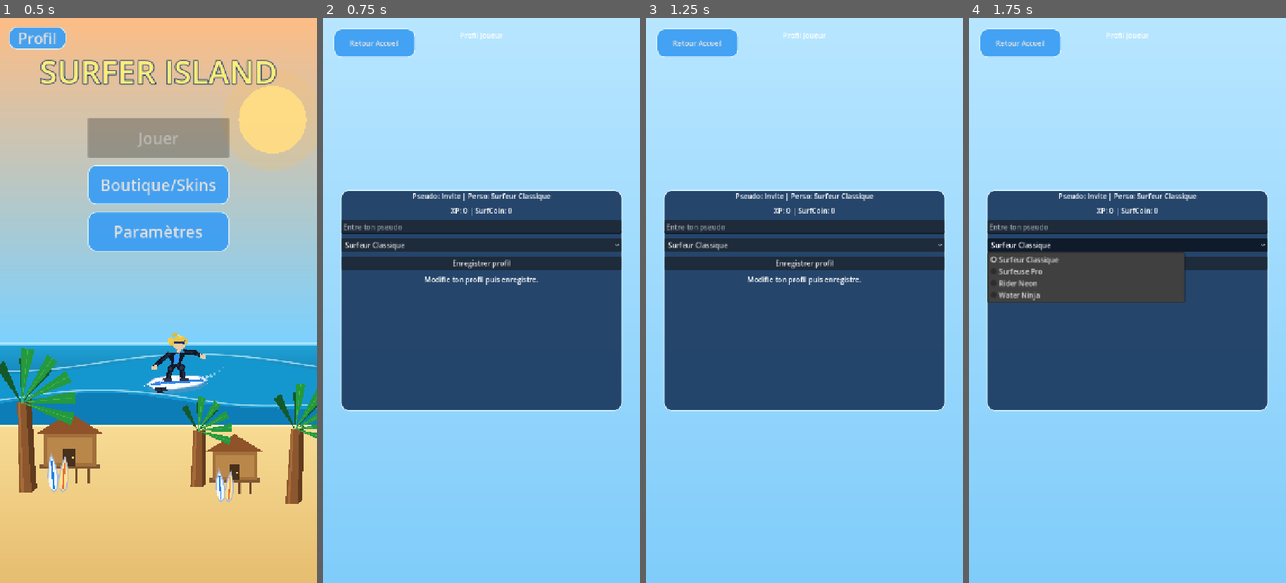
Above: before the commit, frames 1-4 (left to right).
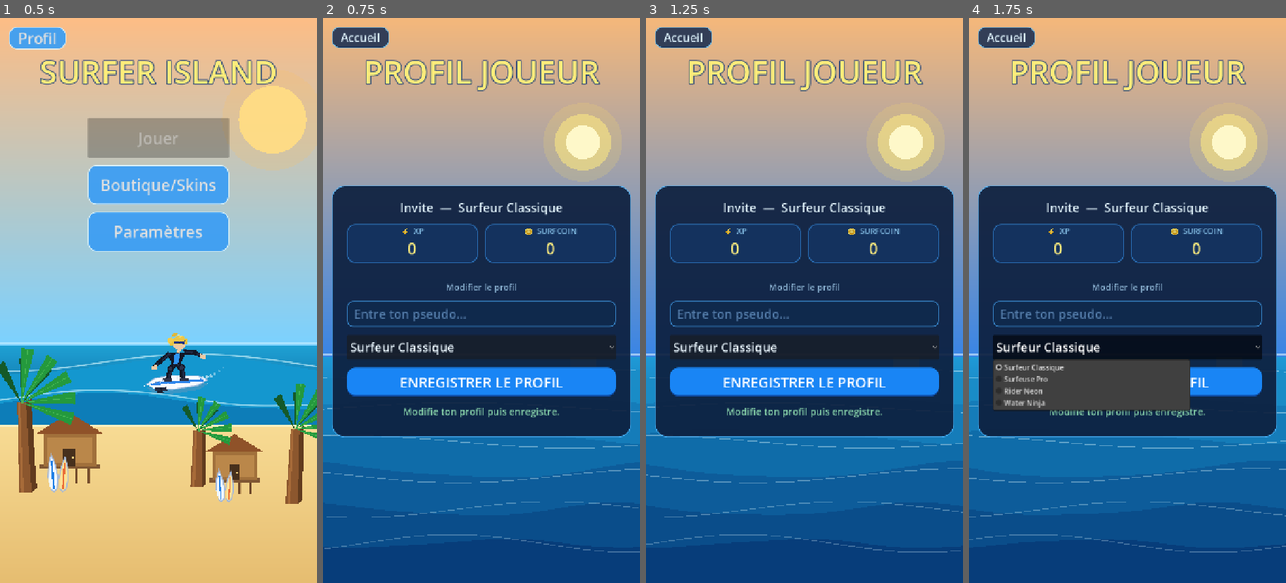
Above: after the commit, the same moments.

Repository: ClemL06/SurfGame
Game: Godot game, scene res://scenes/ui/MainMenu.tscn
The game is run twice, just before and just after one commit, with the same random seed, the same clock (stepped at 60 frames per second) and the same inputs.
Inputs (mouse positions are in pixels of both pictures, inside the frame that each line leads up to):
- Up to frame 1 (0.5 s): no input
- Up to frame 2 (0.75 s): click (500, 362) at 0.5 s
- Up to frame 3 (1.25 s): no input
- Up to frame 4 (1.75 s): click "Surfeur Classique" at 1.25 s

Frame 1 is identical in both runs. In frame 2, 96% of the frame differs, in the area x 0-100%, y 0-100%; in frame 3, 96%; in frame 4, 98%.

Commit message:
page profil

Diff:
--- a/nouveau-projet-de-jeu/scenes/ui/ProfilePage.tscn
+++ b/nouveau-projet-de-jeu/scenes/ui/ProfilePage.tscn
@@ -3,7 +3,19 @@
 [ext_resource type="Script" path="res://scripts/ui/profile_page.gd" id="1"]
 
 [sub_resource type="StyleBoxFlat" id="StyleBoxFlat_panel"]
-bg_color = Color(0.12, 0.24, 0.39, 0.95)
+bg_color = Color(0.05, 0.12, 0.24, 0.92)
+corner_radius_top_left = 28
+corner_radius_top_right = 28
+corner_radius_bottom_right = 28
+corner_radius_bottom_left = 28
+border_width_left = 2
+border_width_top = 2
+border_width_right = 2
+border_width_bottom = 2
+border_color = Color(0.30, 0.72, 1.0, 0.80)
+
+[sub_resource type="StyleBoxFlat" id="StyleBoxFlat_stat_card"]
+bg_color = Color(0.08, 0.20, 0.38, 0.90)
 corner_radius_top_left = 18
 corner_radius_top_right = 18
 corner_radius_bottom_right = 18
@@ -12,31 +24,98 @@
 border_width_top = 2
 border_width_right = 2
 border_width_bottom = 2
-border_color = Color(0.9, 0.97, 1, 0.95)
-
-[sub_resource type="StyleBoxFlat" id="StyleBoxFlat_profile_tab"]
-bg_color = Color(0.24, 0.62, 0.95, 0.95)
-corner_radius_top_left = 18
-corner_radius_top_right = 18
-corner_radius_bottom_right = 18
-corner_radius_bottom_left = 18
-border_width_left = 2
-border_width_top = 2
-border_width_right = 2
-border_width_bottom = 2
-border_color = Color(0.86, 0.96, 1, 0.9)
-
-[sub_resource type="StyleBoxFlat" id="StyleBoxFlat_profile_tab_hover"]
-bg_color = Color(0.30, 0.70, 1, 0.98)
-corner_radius_top_left = 18
-corner_radius_top_right = 18
-corner_radius_bottom_right = 18
-corner_radius_bottom_left = 18
-border_width_left = 2
-border_width_top = 2
-border_width_right = 2
-border_width_bottom = 2
-border_color = Color(0.93, 0.99, 1, 0.95)
+border_color = Color(0.22, 0.62, 1.0, 0.60)
+
+[sub_resource type="StyleBoxFlat" id="StyleBoxFlat_input"]
+bg_color = Color(0.06, 0.16, 0.30, 0.95)
+corner_radius_top_left = 14
+corner_radius_top_right = 14
+corner_radius_bottom_right = 14
+corner_radius_bottom_left = 14
+border_width_left = 2
+border_width_top = 2
+border_width_right = 2
+border_width_bottom = 2
+border_color = Color(0.28, 0.68, 1.0, 0.70)
+content_margin_left = 16.0
+content_margin_top = 10.0
+content_margin_right = 16.0
+content_margin_bottom = 10.0
+
+[sub_resource type="StyleBoxFlat" id="StyleBoxFlat_input_focus"]
+bg_color = Color(0.06, 0.18, 0.36, 0.98)
+corner_radius_top_left = 14
+corner_radius_top_right = 14
+corner_radius_bottom_right = 14
+corner_radius_bottom_left = 14
+border_width_left = 2
+border_width_top = 2
+border_width_right = 2
+border_width_bottom = 2
+border_color = Color(0.40, 0.82, 1.0, 1.0)
+content_margin_left = 16.0
+content_margin_top = 10.0
+content_margin_right = 16.0
+content_margin_bottom = 10.0
+
+[sub_resource type="StyleBoxFlat" id="StyleBoxFlat_save_btn"]
+bg_color = Color(0.10, 0.52, 0.96, 1.0)
+corner_radius_top_left = 20
+corner_radius_top_right = 20
+corner_radius_bottom_right = 20
+corner_radius_bottom_left = 20
+border_width_left = 0
+border_width_top = 0
+border_width_right = 0
+border_width_bottom = 4
+border_color = Color(0.06, 0.30, 0.65, 1.0)
+content_margin_left = 0.0
+content_margin_top = 4.0
+content_margin_right = 0.0
+content_margin_bottom = 4.0
+
+[sub_resource type="StyleBoxFlat" id="StyleBoxFlat_save_btn_hover"]
+bg_color = Color(0.18, 0.64, 1.0, 1.0)
+corner_radius_top_left = 20
+corner_radius_top_right = 20
+corner_radius_bottom_right = 20
+corner_radius_bottom_left = 20
+border_width_left = 0
+border_width_top = 0
+border_width_right = 0
+border_width_bottom = 4
+border_color = Color(0.08, 0.38, 0.78, 1.0)
+
+[sub_resource type="StyleBoxFlat" id="StyleBoxFlat_save_btn_pressed"]
+bg_color = Color(0.06, 0.40, 0.80, 1.0)
+corner_radius_top_left = 20
+corner_radius_top_right = 20
+corner_radius_bottom_right = 20
+corner_radius_bottom_left = 20
+
+[sub_resource type="StyleBoxFlat" id="StyleBoxFlat_back_btn"]
+bg_color = Color(0.10, 0.18, 0.32, 0.88)
+corner_radius_top_left = 16
+corner_radius_top_right = 16
+corner_radius_bottom_right = 16
+corner_radius_bottom_left = 16
+border_width_left = 2
+border_width_top = 2
+border_width_right = 2
+border_width_bottom = 2
+border_color = Color(0.36, 0.76, 1.0, 0.80)
+
+[sub_resource type="StyleBoxFlat" id="StyleBoxFlat_back_btn_hover"]
+bg_color = Color(0.16, 0.28, 0.50, 0.95)
+corner_radius_top_left = 16
+corner_radius_top_right = 16
+corner_radius_bottom_right = 16
+corner_radius_bottom_left = 16
+border_width_left = 2
+border_width_top = 2
+border_width_right = 2
+border_width_bottom = 2
+border_color = Color(0.50, 0.88, 1.0, 0.95)
 
 [node name="ProfilePage" type="Control"]
 layout_mode = 3
@@ -51,16 +130,35 @@
 anchor_right = 1.0
 anchor_bottom = 1.0
 
+[node name="BackButton" type="Button" parent="Root"]
+unique_name_in_owner = true
+layout_mode = 1
+offset_left = 20.0
+offset_top = 20.0
+offset_right = 150.0
+offset_bottom = 68.0
+theme_override_styles/normal = SubResource("StyleBoxFlat_back_btn")
+theme_override_styles/hover = SubResource("StyleBoxFlat_back_btn_hover")
+theme_override_styles/pressed = SubResource("StyleBoxFlat_back_btn_hover")
+theme_override_colors/font_color = Color(0.88, 0.96, 1.0, 1.0)
+theme_override_colors/font_hover_color = Color(1.0, 1.0, 1.0, 1.0)
+theme_override_font_sizes/font_size = 26
+text = "Accueil"
+
 [node name="Title" type="Label" parent="Root"]
 layout_mode = 1
 anchors_preset = 10
 anchor_left = 0.5
 anchor_right = 0.5
-offset_left = -260.0
-offset_top = 28.0
-offset_right = 260.0
-offset_bottom = 88.0
-text = "Profil Joueur"
+offset_left = -320.0
+offset_top = 72.0
+offset_right = 320.0
+offset_bottom = 162.0
+theme_override_colors/font_color = Color(0.99, 0.93, 0.48, 1.0)
+theme_override_colors/font_outline_color = Color(0.12, 0.25, 0.47, 1.0)
+theme_override_constants/outline_size = 8
+theme_override_font_sizes/font_size = 72
+text = "PROFIL JOUEUR"
 horizontal_alignment = 1
 
 [node name="Panel" type="PanelContainer" parent="Root"]
@@ -70,56 +168,140 @@
 anchor_top = 0.5
 anchor_right = 0.5
 anchor_bottom = 0.5
-offset_left = -320.0
-offset_top = -250.0
-offset_right = 320.0
-offset_bottom = 250.0
+offset_left = -340.0
+offset_top = -260.0
+offset_right = 340.0
+offset_bottom = 310.0
 theme_override_styles/panel = SubResource("StyleBoxFlat_panel")
 
-[node name="VBox" type="VBoxContainer" parent="Root/Panel"]
-layout_mode = 2
-theme_override_constants/separation = 10
-
-[node name="ProfileInfoLabel" type="Label" parent="Root/Panel/VBox"]
-unique_name_in_owner = true
-layout_mode = 2
+[node name="Margin" type="MarginContainer" parent="Root/Panel"]
+layout_mode = 2
+theme_override_constants/margin_left = 32
+theme_override_constants/margin_top = 28
+theme_override_constants/margin_right = 32
+theme_override_constants/margin_bottom = 28
+
+[node name="VBox" type="VBoxContainer" parent="Root/Panel/Margin"]
+layout_mode = 2
+theme_override_constants/separation = 18
+
+[node name="ProfileInfoLabel" type="Label" parent="Root/Panel/Margin/VBox"]
+unique_name_in_owner = true
+layout_mode = 2
+theme_override_colors/font_color = Color(0.90, 0.97, 1.0, 1.0)
+theme_override_font_sizes/font_size = 28
 text = "Pseudo: - | Perso: -"
 horizontal_alignment = 1
 
-[node name="ProgressLabel" type="Label" parent="Root/Panel/VBox"]
-unique_name_in_owner = true
-layout_mode = 2
-text = "XP: 0 | SurfCoin: 0"
-horizontal_alignment = 1
-
-[node name="PseudoInput" type="LineEdit" parent="Root/Panel/VBox"]
-unique_name_in_owner = true
-layout_mode = 2
-placeholder_text = "Entre ton pseudo"
-
-[node name="CharacterOption" type="OptionButton" parent="Root/Panel/VBox"]
-unique_name_in_owner = true
-layout_mode = 2
-
-[node name="SaveButton" type="Button" parent="Root/Panel/VBox"]
-unique_name_in_owner = true
-layout_mode = 2
-text = "Enregistrer profil"
-
-[node name="StatusLabel" type="Label" parent="Root/Panel/VBox"]
-unique_name_in_owner = true
-layout_mode = 2
+[node name="StatsRow" type="HBoxContainer" parent="Root/Panel/Margin/VBox"]
+layout_mode = 2
+theme_override_constants/separation = 16
+
+[node name="XPCard" type="PanelContainer" parent="Root/Panel/Margin/VBox/StatsRow"]
+layout_mode = 2
+size_flags_horizontal = 3
+theme_override_styles/panel = SubResource("StyleBoxFlat_stat_card")
+custom_minimum_size = Vector2(0, 88)
+
+[node name="XPVBox" type="VBoxContainer" parent="Root/Panel/Margin/VBox/StatsRow/XPCard"]
+layout_mode = 2
+theme_override_constants/separation = 2
+
+[node name="XPTitle" type="Label" parent="Root/Panel/Margin/VBox/StatsRow/XPCard/XPVBox"]
+layout_mode = 2
+theme_override_colors/font_color = Color(0.60, 0.85, 1.0, 0.85)
+theme_override_font_sizes/font_size = 18
+text = "⚡  XP"
+horizontal_alignment = 1
+
+[node name="XPLabel" type="Label" parent="Root/Panel/Margin/VBox/StatsRow/XPCard/XPVBox"]
+unique_name_in_owner = true
+layout_mode = 2
+theme_override_colors/font_color = Color(0.99, 0.93, 0.48, 1.0)
+theme_override_colors/font_outline_color = Color(0.08, 0.20, 0.44, 1.0)
+theme_override_constants/outline_size = 4
+theme_override_font_sizes/font_size = 36
+text = "0"
+horizontal_alignment = 1
+
+[node name="CoinCard" type="PanelContainer" parent="Root/Panel/Margin/VBox/StatsRow"]
+layout_mode = 2
+size_flags_horizontal = 3
+theme_override_styles/panel = SubResource("StyleBoxFlat_stat_card")
+custom_minimum_size = Vector2(0, 88)
+
+[node name="CoinVBox" type="VBoxContainer" parent="Root/Panel/Margin/VBox/StatsRow/CoinCard"]
+layout_mode = 2
+theme_override_constants/separation = 2
+
+[node name="CoinTitle" type="Label" parent="Root/Panel/Margin/VBox/StatsRow/CoinCard/CoinVBox"]
+layout_mode = 2
+theme_override_colors/font_color = Color(0.60, 0.85, 1.0, 0.85)
+theme_override_font_sizes/font_size = 18
+text = "🪙  SURFCOIN"
+horizontal_alignment = 1
+
+[node name="CoinLabel" type="Label" parent="Root/Panel/Margin/VBox/StatsRow/CoinCard/CoinVBox"]
+unique_name_in_owner = true
+layout_mode = 2
+theme_override_colors/font_color = Color(0.99, 0.93, 0.48, 1.0)
+theme_override_colors/font_outline_color = Color(0.08, 0.20, 0.44, 1.0)
+theme_override_constants/outline_size = 4
+theme_override_font_sizes/font_size = 36
+text = "0"
+horizontal_alignment = 1
+
+[node name="Separator" type="HSeparator" parent="Root/Panel/Margin/VBox"]
+layout_mode = 2
+theme_override_colors/separator_color = Color(0.28, 0.62, 1.0, 0.40)
+
+[node name="FormLabel" type="Label" parent="Root/Panel/Margin/VBox"]
+layout_mode = 2
+theme_override_colors/font_color = Color(0.70, 0.88, 1.0, 0.80)
+theme_override_font_sizes/font_size = 20
+text = "Modifier le profil"
+horizontal_alignment = 1
+
+[node name="PseudoInput" type="LineEdit" parent="Root/Panel/Margin/VBox"]
+unique_name_in_owner = true
+layout_mode = 2
+custom_minimum_size = Vector2(0, 56)
+theme_override_styles/normal = SubResource("StyleBoxFlat_input")
+theme_override_styles/focus = SubResource("StyleBoxFlat_input_focus")
+theme_override_colors/font_color = Color(0.92, 0.97, 1.0, 1.0)
+theme_override_colors/font_placeholder_color = Color(0.50, 0.70, 0.90, 0.60)
+theme_override_font_sizes/font_size = 28
+placeholder_text = "Entre ton pseudo..."
+
+[node name="CharacterOption" type="OptionButton" parent="Root/Panel/Margin/VBox"]
+unique_name_in_owner = true
+layout_mode = 2
+custom_minimum_size = Vector2(0, 56)
+theme_override_colors/font_color = Color(0.92, 0.97, 1.0, 1.0)
+theme_override_font_sizes/font_size = 28
+
+[node name="SaveButton" type="Button" parent="Root/Panel/Margin/VBox"]
+unique_name_in_owner = true
+layout_mode = 2
+custom_minimum_size = Vector2(0, 66)
+theme_override_styles/normal = SubResource("StyleBoxFlat_save_btn")
+theme_override_styles/hover = SubResource("StyleBoxFlat_save_btn_hover")
+theme_override_styles/pressed = SubResource("StyleBoxFlat_save_btn_pressed")
+theme_override_colors/font_color = Color(1.0, 1.0, 1.0, 1.0)
+theme_override_colors/font_hover_color = Color(1.0, 1.0, 1.0, 1.0)
+theme_override_font_sizes/font_size = 32
+text = "ENREGISTRER LE PROFIL"
+
+[node name="StatusLabel" type="Label" parent="Root/Panel/Margin/VBox"]
+unique_name_in_owner = true
+layout_mode = 2
+theme_override_colors/font_color = Color(0.60, 0.92, 0.72, 0.90)
+theme_override_font_sizes/font_size = 22
 text = "Modifie ton profil puis enregistre."
 horizontal_alignment = 1
 
-[node name="BackButton" type="Button" parent="Root"]
-unique_name_in_owner = true
-layout_mode = 1
-offset_left = 24.0
-offset_top = 24.0
-offset_right = 210.0
-offset_bottom = 90.0
-theme_override_styles/normal = SubResource("StyleBoxFlat_profile_tab")
-theme_override_styles/hover = SubResource("StyleBoxFlat_profile_tab_hover")
-theme_override_styles/pressed = SubResource("StyleBoxFlat_profile_tab_hover")
-text = "Retour Accueil"
+[node name="ProgressLabel" type="Label" parent="Root/Panel/Margin/VBox"]
+unique_name_in_owner = true
+layout_mode = 2
+visible = false
+text = ""
--- a/nouveau-projet-de-jeu/scripts/ui/profile_page.gd
+++ b/nouveau-projet-de-jeu/scripts/ui/profile_page.gd
@@ -1,12 +1,14 @@
 extends Control
 
 @onready var profile_info_label: Label = %ProfileInfoLabel
-@onready var progress_label: Label = %ProgressLabel
-@onready var pseudo_input: LineEdit = %PseudoInput
+@onready var progress_label: Label     = %ProgressLabel
+@onready var xp_label: Label           = %XPLabel
+@onready var coin_label: Label         = %CoinLabel
+@onready var pseudo_input: LineEdit    = %PseudoInput
 @onready var character_option: OptionButton = %CharacterOption
-@onready var save_button: Button = %SaveButton
-@onready var status_label: Label = %StatusLabel
-@onready var back_button: Button = %BackButton
+@onready var save_button: Button       = %SaveButton
+@onready var status_label: Label       = %StatusLabel
+@onready var back_button: Button       = %BackButton
 
 func _ready() -> void:
 	_setup_character_choices()
@@ -20,11 +22,52 @@
 
 func _draw() -> void:
 	var size := get_viewport_rect().size
+	if size.x <= 0.0 or size.y <= 0.0:
+		return
+
+	var t: float = float(Time.get_ticks_msec()) * 0.001
+
+	# Ciel (coucher de soleil -> bleu ocean).
+	_draw_gradient_rect(Rect2(Vector2.ZERO, Vector2(size.x, size.y * 0.60)),
+		Color(0.96, 0.72, 0.48), Color(0.22, 0.52, 0.90))
+
+	# Soleil.
+	var sun := Vector2(size.x * 0.82, size.y * 0.22)
+	draw_circle(sun, size.y * 0.07, Color(1.0, 0.88, 0.38, 0.18))
+	draw_circle(sun, size.y * 0.05, Color(1.0, 0.92, 0.50, 0.55))
+	draw_circle(sun, size.y * 0.03, Color(1.0, 0.98, 0.80, 0.95))
+
+	# Ocean (fond complet jusqu'en bas).
+	_draw_gradient_rect(Rect2(Vector2(0.0, size.y * 0.60), Vector2(size.x, size.y * 0.40)),
+		Color(0.12, 0.60, 0.84), Color(0.02, 0.18, 0.42))
+
+	# Reflet soleil sur l'eau.
 	_draw_gradient_rect(
-		Rect2(Vector2.ZERO, size),
-		Color(0.72, 0.90, 1.0),
-		Color(0.50, 0.80, 0.98)
-	)
+		Rect2(Vector2(sun.x - size.x * 0.04, size.y * 0.60), Vector2(size.x * 0.08, size.y * 0.40)),
+		Color(1.0, 0.88, 0.38, 0.42), Color(1.0, 0.60, 0.10, 0.0))
+
+	# Vagues (du plus profond au premier plan).
+	_draw_wave(size, size.y * 0.63, 10.0, 220.0, 0.38, Color(0.10, 0.55, 0.78, 0.90), size.y, t)
+	_draw_wave(size, size.y * 0.68, 13.0, 180.0, 0.52, Color(0.08, 0.48, 0.72, 0.92), size.y, t + 1.2)
+	_draw_wave(size, size.y * 0.74, 16.0, 155.0, 0.70, Color(0.06, 0.42, 0.66, 0.94), size.y, t + 0.5)
+	_draw_wave(size, size.y * 0.80, 18.0, 135.0, 0.88, Color(0.05, 0.36, 0.60, 0.96), size.y, t + 2.0)
+	_draw_wave(size, size.y * 0.87, 14.0, 115.0, 1.10, Color(0.04, 0.30, 0.54, 0.98), size.y, t + 0.8)
+	_draw_wave(size, size.y * 0.93, 10.0, 100.0, 1.30, Color(0.03, 0.24, 0.48, 1.00), size.y, t + 1.6)
+
+	# Ecume sur les cretes (lignes de mousse animees).
+	for i in range(6):
+		var wy: float = size.y * (0.63 + float(i) * 0.06)
+		var phase_off: float = float(i) * 0.9
+		var foam_pts := PackedVector2Array()
+		var fx: float = 0.0
+		while fx <= size.x:
+			var fy: float = wy + sin((fx / (180.0 - float(i) * 10.0)) + t * (0.38 + float(i) * 0.15) + phase_off) * (10.0 + float(i) * 2.0)
+			foam_pts.append(Vector2(fx, fy))
+			fx += 10.0
+		draw_polyline(foam_pts, Color(0.88, 0.98, 1.0, 0.45 - float(i) * 0.04), 2.0, false)
+
+	# Ligne d'horizon.
+	draw_rect(Rect2(Vector2(0.0, size.y * 0.595), Vector2(size.x, 3.0)), Color(0.92, 0.98, 1.0, 0.55))
 
 func _setup_character_choices() -> void:
 	character_option.clear()
@@ -44,10 +87,12 @@
 	var pseudo: String = pseudo_input.text.strip_edges()
 	if pseudo.is_empty():
 		status_label.text = "Pseudo invalide."
+		status_label.add_theme_color_override("font_color", Color(1.0, 0.42, 0.38, 0.95))
 		return
 	var selected_idx: int = character_option.get_selected_id()
 	GameManager.create_or_update_account(pseudo, selected_idx)
-	status_label.text = "Profil enregistre."
+	status_label.text = "✓  Profil enregistre avec succes !"
+	status_label.add_theme_color_override("font_color", Color(0.42, 0.96, 0.64, 0.95))
 	_refresh_labels()
 
 func _on_back_pressed() -> void:
@@ -56,21 +101,30 @@
 func _refresh_labels() -> void:
 	var character_name := _character_name_from_index(GameManager.selected_character_index)
 	var pseudo := GameManager.player_pseudo if GameManager.has_account else "Invite"
-	profile_info_label.text = "Pseudo: %s | Perso: %s" % [pseudo, character_name]
-	progress_label.text = "XP: %d | SurfCoin: %d" % [GameManager.total_xp, GameManager.total_surfcoin]
+	profile_info_label.text = "%s  —  %s" % [pseudo, character_name]
+	xp_label.text   = "%d" % GameManager.total_xp
+	coin_label.text = "%d" % GameManager.total_surfcoin
 
 func _character_name_from_index(character_index: int) -> String:
 	match character_index:
-		0:
-			return "Surfeur Classique"
-		1:
-			return "Surfeuse Pro"
-		2:
-			return "Rider Neon"
-		3:
-			return "Water Ninja"
-		_:
-			return "Inconnu"
+		0: return "Surfeur Classique"
+		1: return "Surfeuse Pro"
+		2: return "Rider Neon"
+		3: return "Water Ninja"
+		_: return "Inconnu"
+
+func _draw_wave(size: Vector2, base_y: float, amp: float, wl: float, speed: float,
+		color: Color, bottom: float, t: float) -> void:
+	var pts := PackedVector2Array()
+	var x: float = 0.0
+	while x <= size.x + 8.0:
+		var y := base_y + sin((x / wl) + t * speed) * amp \
+				+ sin((x / wl) * 2.1 + 0.8 + t * speed) * (amp * 0.18)
+		pts.append(Vector2(x, y))
+		x += 8.0
+	pts.append(Vector2(size.x, bottom))
+	pts.append(Vector2(0.0, bottom))
+	draw_colored_polygon(pts, color)
 
 func _draw_gradient_rect(rect: Rect2, top_color: Color, bottom_color: Color) -> void:
 	var points := PackedVector2Array([
@@ -79,5 +133,4 @@
 		rect.position + rect.size,
 		rect.position + Vector2(0.0, rect.size.y)
 	])
-	var colors := PackedColorArray([top_color, top_color, bottom_color, bottom_color])
-	draw_polygon(points, colors)
+	draw_polygon(points, PackedColorArray([top_color, top_color, bottom_color, bottom_color]))
